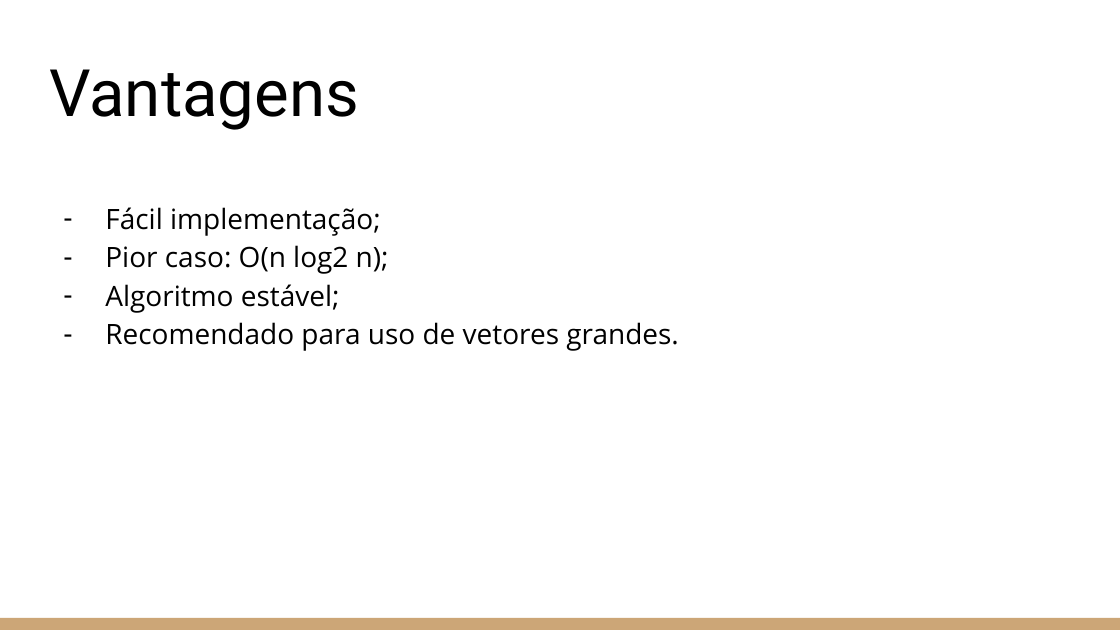
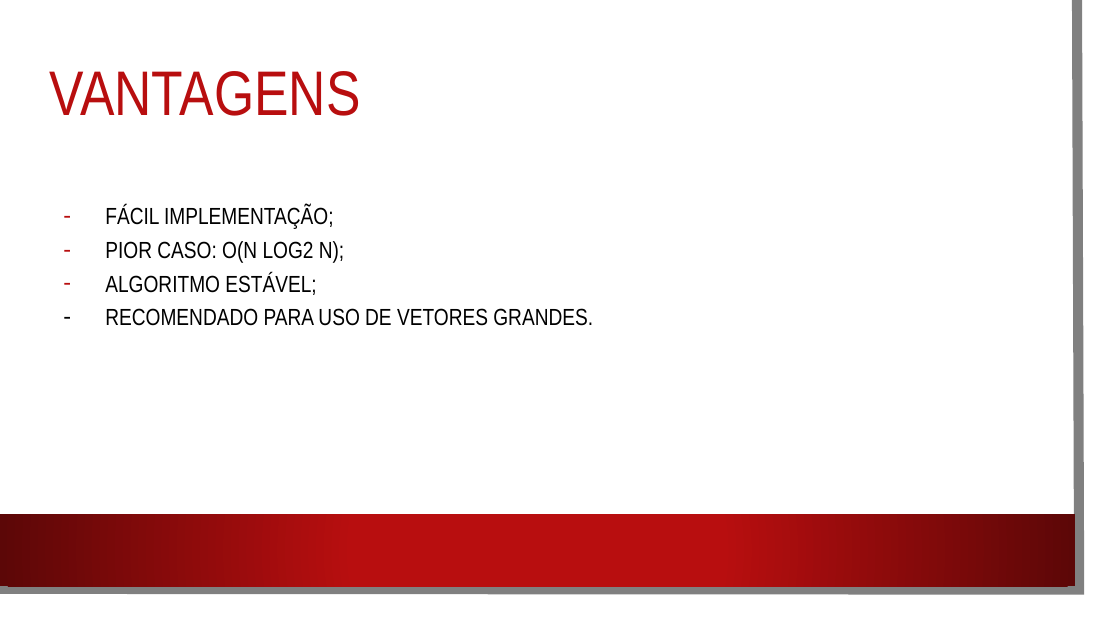
Before and after one commit to gujahlive/Aulas-C, a slide deck: slide 18 of TRABALHOS/MERGE SORT/Algoritmos de ordenação.pptx. Drawn at 1120x630 pixels with LibreOffice and Linux fonts; fonts in the diff are those of the drawing; background and template pictures are left out. Boxes give left, top, right and bottom in pixels: in the first picture for what was removed or moved away, otherwise in the second. Text is boxed around its words. In the diff, an @@ line names an element or a change of style, - is before the commit and + after.

```diff
--- a/TRABALHOS/MERGE SORT/Algoritmos de ordenação.pptx
+++ b/TRABALHOS/MERGE SORT/Algoritmos de ordenação.pptx
@@ rectangle added at <box>0,0,1101,610</box>, fill #FFFFFF @@
@@ freeform shape added at <box>0,0,1080,590</box>, outline #808080 6.5 pt @@
@@ title at <box>49,71,360,116</box>: text changed; size 42 to 40.5 pt; font Roboto to Arial Narrow; text colour #000000 to #B80E0F @@
-Vantagens
+VANTAGENS
@@ text at <box>105,205,593,326</box>: text changed; size 18 to 15 pt; font Open Sans to Arial Narrow @@
-– Fácil implementação;
-– Pior caso: O(n log2 n);
-– Algoritmo estável;
-– Recomendado para uso de vetores grandes.
+– FÁCIL IMPLEMENTAÇÃO;
+– PIOR CASO: O(N LOG2 N);
+– ALGORITMO ESTÁVEL;
+– RECOMENDADO PARA USO DE VETORES GRANDES.
@@ rectangle: place and size @@
-rectangle at <box>0,618,1120,630</box>
+rectangle at <box>0,514,1075,586</box>
@@ rectangle at <box>0,514,1075,586</box>: fill #CCA677 to gradient #B80E0F to #5C0707 @@
```
Also in this commit, not shown: 19 other slides changed, 6 other files.
